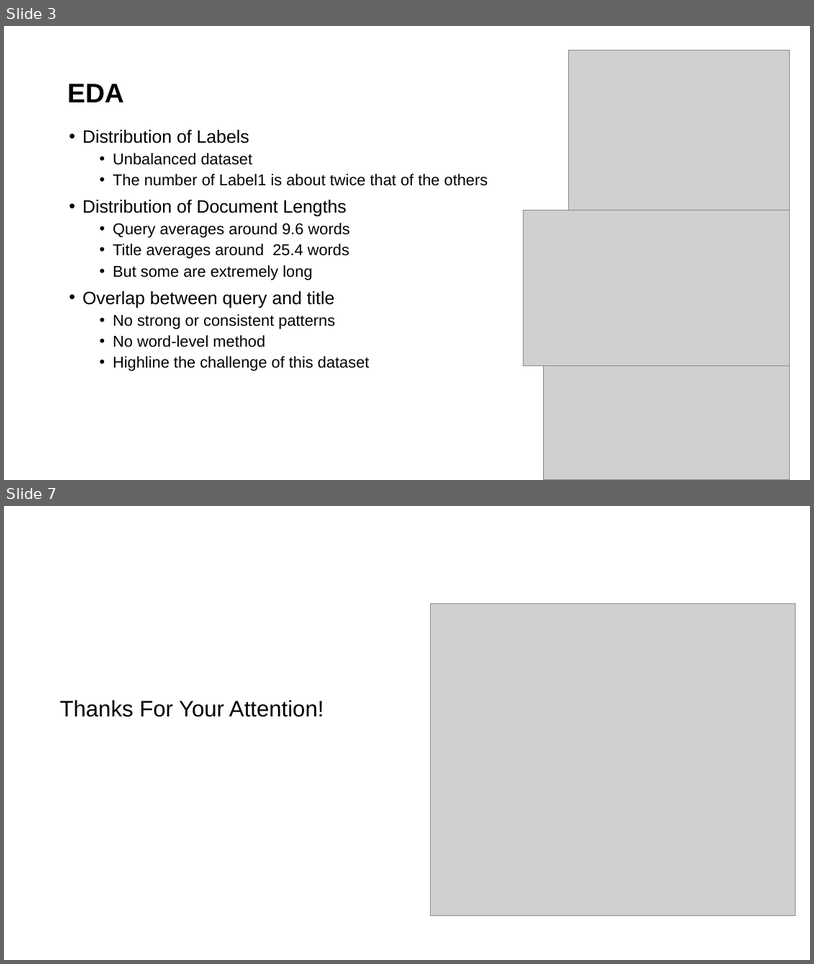
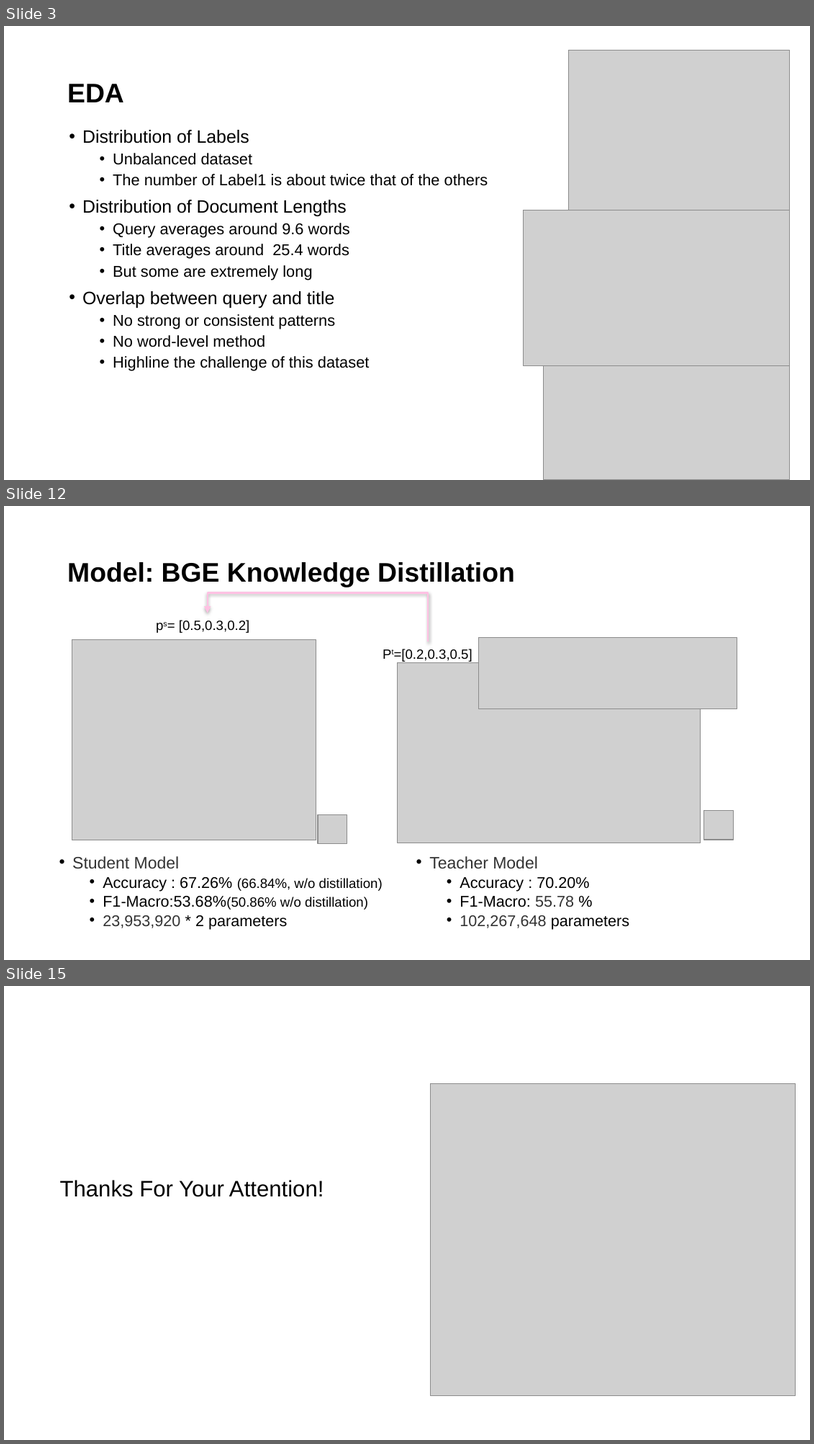
Before and after one commit to lijunfeng99/CS5242-project_25, a slide deck: CS5242_Presentation.pptx. Shown one above the other, each under a label of ours: slides 3 and 7 before the commit, slides 3, 12 and 15 after it; the slides between them are not shown. The pictures are 814x964 and 814x1444 pixels, drawn with LibreOffice and Linux fonts; fonts in the diff are those of the drawing; grey boxes stand for pictures; background and template pictures are left out. Boxes give left, top, right and bottom in pixels: in the first picture for what was removed or moved away, otherwise in the second. Text is boxed around its words. In the diff, an @@ line names an element or a change of style, - is before the commit and + after.

```diff
--- a/CS5242_Presentation.pptx
+++ b/CS5242_Presentation.pptx
@@ slide 12 added at (x1=4, y1=506, x2=810, y2=960), background #FFFFFF @@
@@ text added at (x1=67, y1=562, x2=515, y2=587), 24 pt, text #000000, bold @@
+Model: BGE Knowledge Distillation
@@ elbow arrow added from (428, 641) to (207, 613), #FFC1E3 1.5 pt @@
@@ text added at (x1=179, y1=620, x2=250, y2=633), 12 pt, text #000000 @@
+ps= [0.5,0.3,0.2]
@@ picture added at (x1=72, y1=640, x2=316, y2=840) @@
@@ text added at (x1=394, y1=649, x2=473, y2=662), 12 pt, text #000000 @@
+Pt=[0.2,0.3,0.5]
@@ picture added at (x1=479, y1=638, x2=737, y2=708) @@
@@ picture added at (x1=398, y1=662, x2=701, y2=842) @@
@@ picture added at (x1=318, y1=815, x2=347, y2=844) @@
@@ picture added at (x1=705, y1=810, x2=734, y2=839) @@
@@ text added at (x1=72, y1=856, x2=383, y2=929), 13.9 pt, text #000000 @@
+• Student Model
+  • Accuracy : 67.26% (66.84%, w/o distillation)
+  • F1-Macro:53.68%(50.86% w/o distillation)
+  • 23,953,920 * 2 parameters
@@ text added at (x1=430, y1=856, x2=630, y2=929), 13.9 pt, text #000000 @@
+• Teacher Model
+  • Accuracy : 70.20%
+  • F1-Macro: 55.78 %
+  • 102,267,648 parameters
@@ what was slide 7 is now slide 15 @@
```
Also in this commit, not shown: 1 slide changed, 9 other slides added, 2 slides removed, 5 other files.
